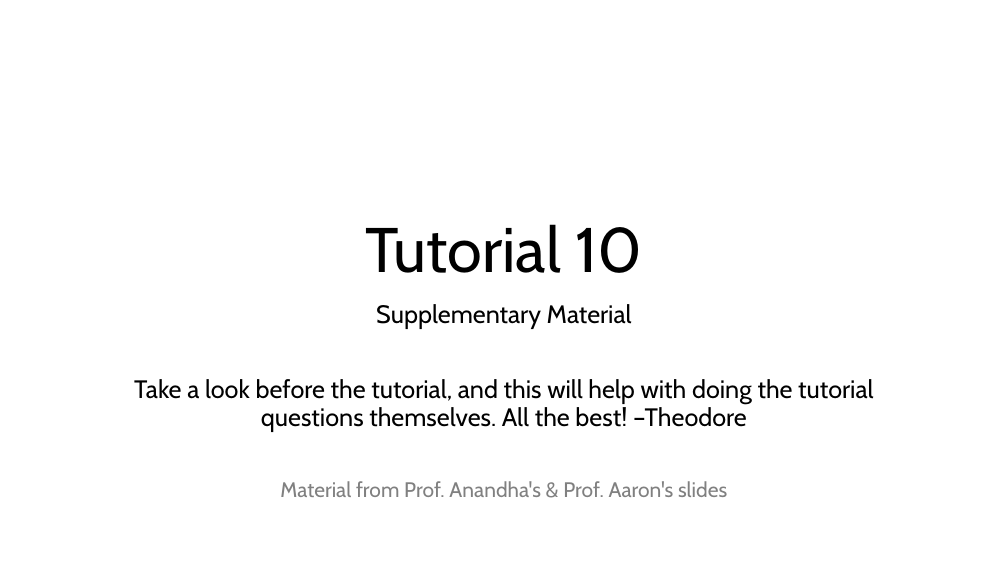
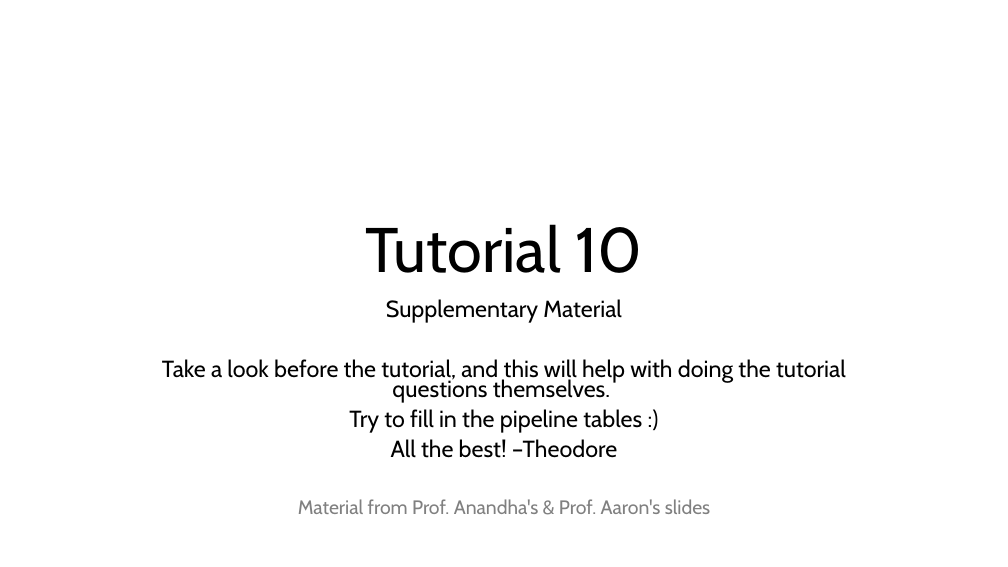
Before and after one commit to theodoreleebrant/TA-2425S1, a slide deck: slide 1 of CS2100/CS2100 Tutorial 10 Supplementary Material.pptx. Drawn at 1008x567 pixels with LibreOffice and Linux fonts; fonts in the diff are those of the drawing. Boxes give left, top, right and bottom in pixels: in the first picture for what was removed or moved away, otherwise in the second. Text is boxed around its words. In the diff, an @@ line names an element or a change of style, - is before the commit and + after.

```diff
--- a/CS2100/CS2100 Tutorial 10 Supplementary Material.pptx
+++ b/CS2100/CS2100 Tutorial 10 Supplementary Material.pptx
@@ subtitle at box(298, 299, 710, 514): size 24 to 22.2 pt in "Supplementary Material"; size 20 to 18.5 pt in "Material from Prof. Anandha's & Prof. Aaron's ..."; line spacing 0.9 to 0.7 @@
@@ subtitle at box(162, 359, 846, 458): text changed; size 24 to 22.2 pt @@
-Take a look before the tutorial, and this will help with doing the tutorial questions themselves. All the best! –Theodore
+Take a look before the tutorial, and this will help with doing the tutorial questions themselves.
+Try to fill in the pipeline tables :)
+All the best! –Theodore
```
Also in this commit, not shown: 1 other slide changed, 24 slides added, 1 other file.
